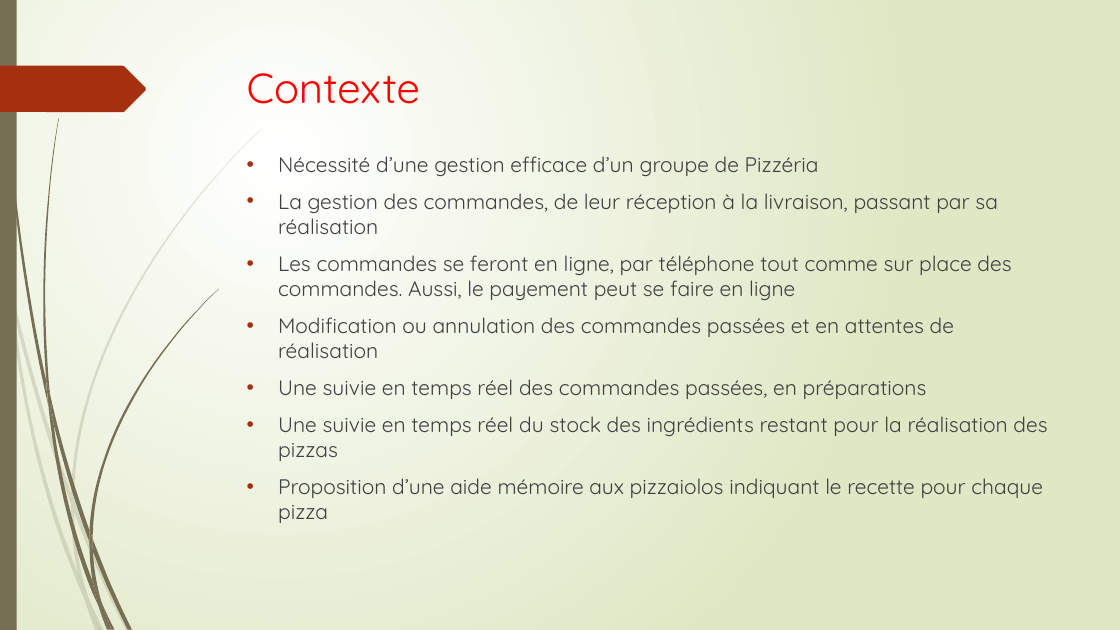
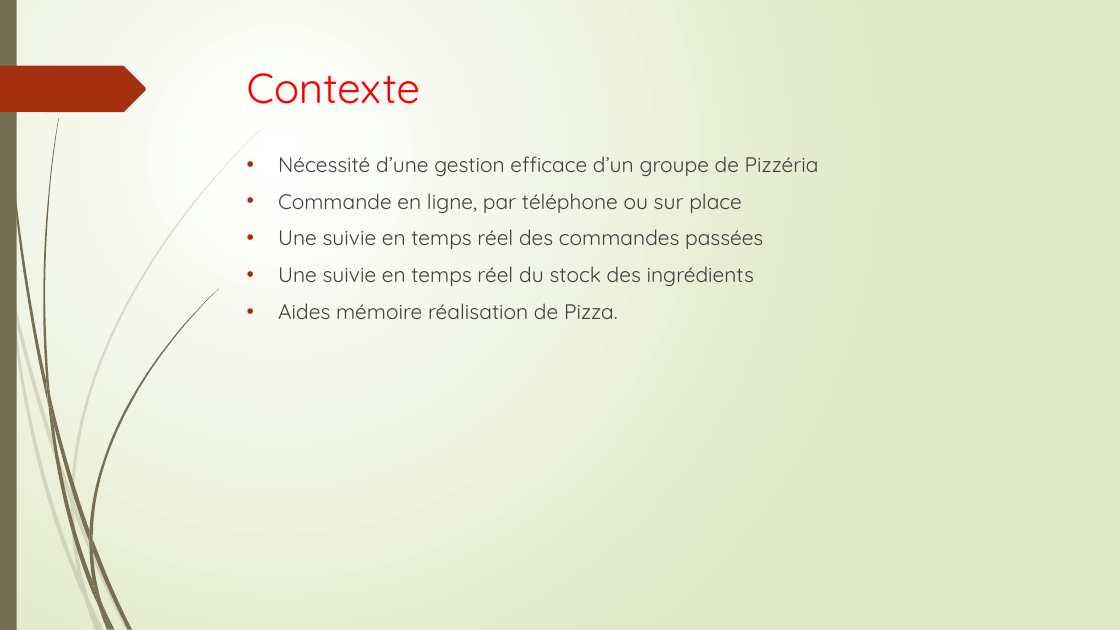
Before and after one commit to enyo10/Project4, a slide deck: slide 2 of OC Pizzeria.pptx. Drawn at 1120x630 pixels with LibreOffice and Linux fonts; fonts in the diff are those of the drawing. Boxes give left, top, right and bottom in pixels: in the first picture for what was removed or moved away, otherwise in the second. Text is boxed around its words. In the diff, an @@ line names an element or a change of style, - is before the commit and + after.

```diff
--- a/OC Pizzeria.pptx
+++ b/OC Pizzeria.pptx
@@ text at (278, 193, 763, 319): text changed @@
-• La gestion des commandes, de leur réception à la livraison, passant par sa réalisation
-• Les commandes se feront en ligne, par téléphone tout comme sur place des commandes. Aussi, le payement peut se faire en ligne
-• Modification ou annulation des commandes passées et en attentes de réalisation
-• Une suivie en temps réel des commandes passées, en préparations
-• Une suivie en temps réel du stock des ingrédients restant pour la réalisation des pizzas
-• Proposition d’une aide mémoire aux pizzaiolos indiquant le recette pour chaque pizza
+• Commande en ligne, par téléphone ou sur place
+• Une suivie en temps réel des commandes passées
+• Une suivie en temps réel du stock des ingrédients
+• Aides mémoire réalisation de Pizza.
```
Also in this commit, not shown: 4 other slides changed, 3 other files.
